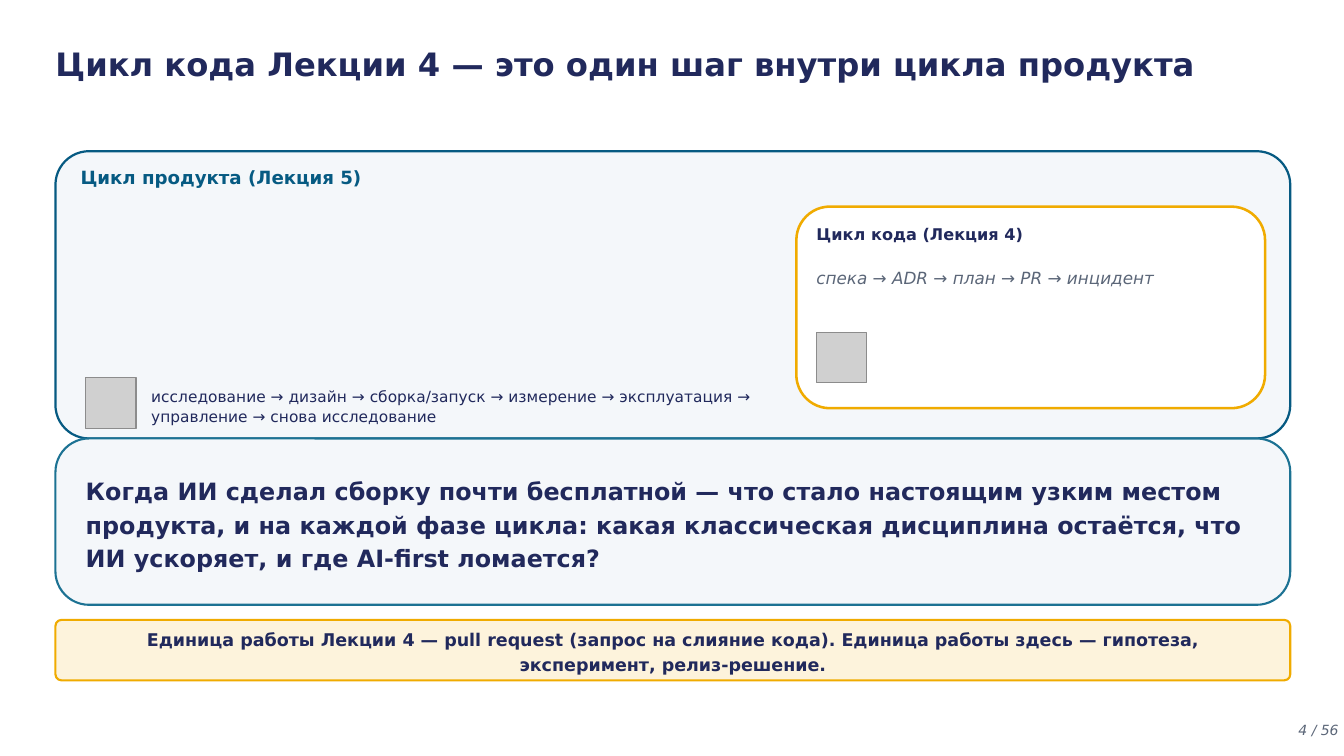
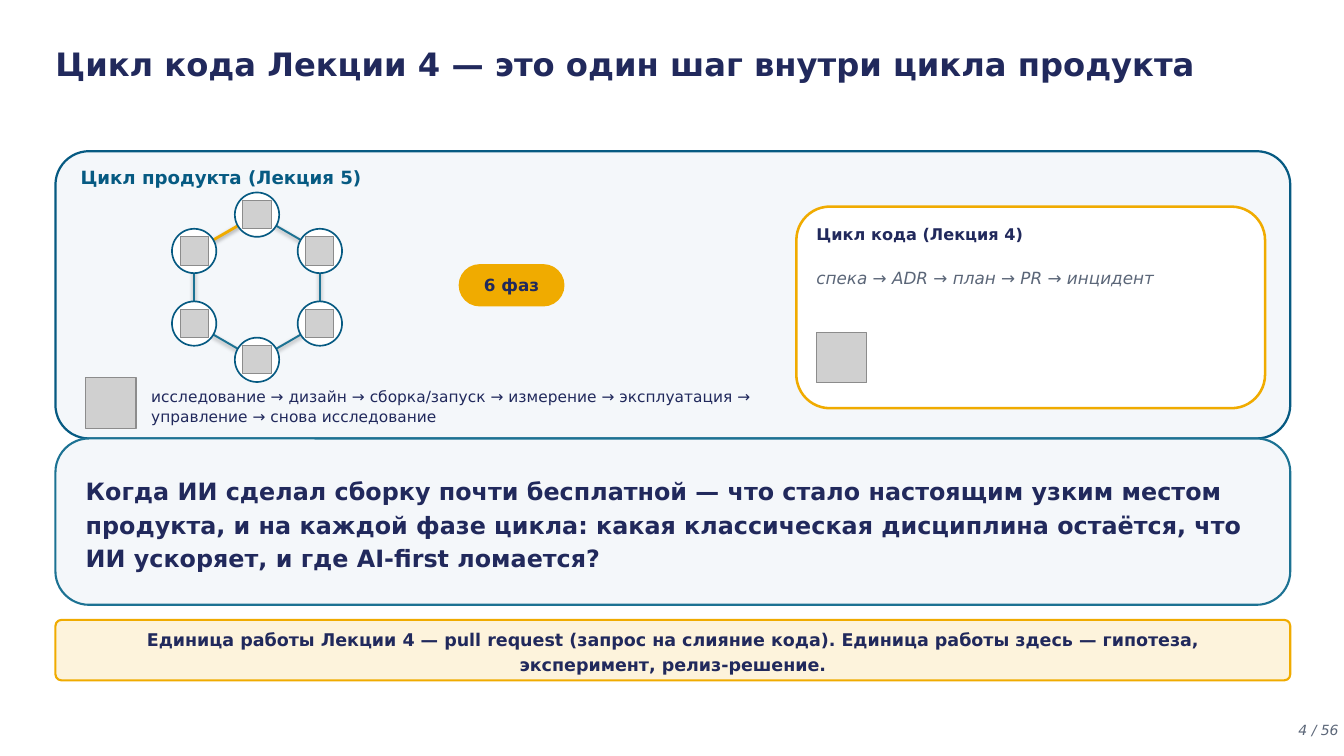
Before and after one commit to tellina-study/AI-usage-lessons, a slide deck: slide 4 of library/lectures/lec-05/rendered/lec-05.pptx. Drawn at 1344x756 pixels with LibreOffice and Linux fonts; fonts in the diff are those of the drawing; grey boxes stand for pictures. Boxes give left, top, right and bottom in pixels: in the first picture for what was removed or moved away, otherwise in the second. Text is boxed around its words. In the diff, an @@ line names an element or a change of style, - is before the commit and + after.

```diff
--- a/library/lectures/lec-05/rendered/lec-05.pptx
+++ b/library/lectures/lec-05/rendered/lec-05.pptx
@@ ellipse added at <box>235,193,279,237</box>, fill #FFFFFF, outline #065A82 1.2 pt @@
@@ picture added at <box>243,201,271,229</box> @@
@@ ellipse added at <box>172,229,217,273</box>, fill #FFFFFF, outline #065A82 1.2 pt @@
@@ picture added at <box>180,237,209,265</box> @@
@@ arrow added from (195, 251) to (257, 215), #F0AB00 2 pt @@
@@ arrow added from (257, 215) to (320, 251), #1C7293 1.4 pt @@
@@ ellipse added at <box>297,229,342,273</box>, fill #FFFFFF, outline #065A82 1.2 pt @@
@@ picture added at <box>306,237,334,265</box> @@
@@ arrow added from (195, 324) to (195, 251), #1C7293 1.4 pt @@
@@ arrow added from (320, 251) to (320, 324), #1C7293 1.4 pt @@
@@ rounded rectangle added at <box>459,264,565,307</box>, fill #F0AB00, 12 pt, text #21295C, bold @@
+6 фаз
@@ ellipse added at <box>172,301,217,346</box>, fill #FFFFFF, outline #065A82 1.2 pt @@
@@ picture added at <box>180,310,209,338</box> @@
@@ arrow added from (257, 360) to (195, 324), #1C7293 1.4 pt @@
@@ arrow added from (320, 324) to (257, 360), #1C7293 1.4 pt @@
@@ ellipse added at <box>297,301,342,346</box>, fill #FFFFFF, outline #065A82 1.2 pt @@
@@ picture added at <box>306,310,334,338</box> @@
@@ ellipse added at <box>235,338,279,382</box>, fill #FFFFFF, outline #065A82 1.2 pt @@
@@ picture added at <box>243,346,271,374</box> @@
```
Also in this commit, not shown: 16 other slides changed, 25 other files.
